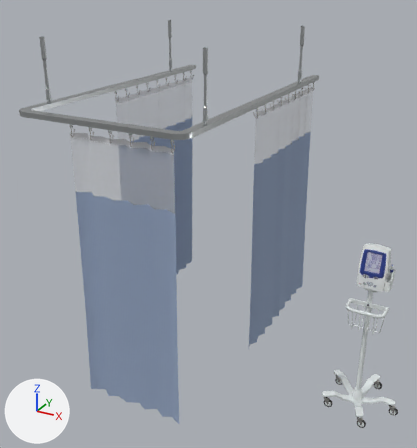
Renders of the glTF model apps/ui-xr/public/xr-assets/medical-equipment/privacy-curtain-monitor-sketchfab-ccby.glb from each side of a commit.
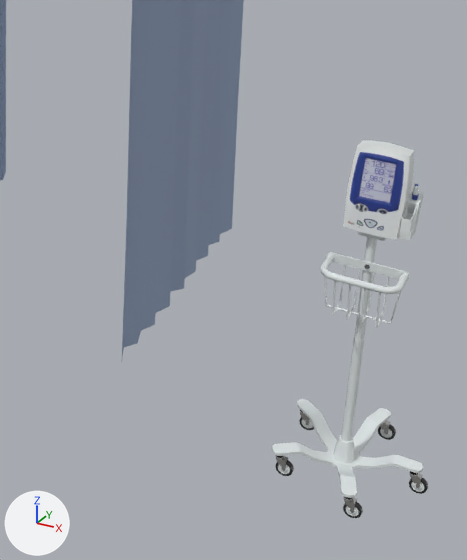
There are two pictures of each version: one whole from a camera (50 mm lens) standing at (1.33, -3.04, 2.52) and looking at (-0.26, -0.15, 1.08), one close up on the part from 45% to 100% of the width and 39% to 100% of the height. The lights are fixed; the arrows at lower left show +X, +Y and +Z. The last two pictures show the newer version. Where no turn or scale is listed for an object, it has been applied to the vertices.

In view in the first close-up: 'defaultMaterial', 'defaultMaterial.001', 'defaultMaterial.010', 'defaultMaterial.020'.
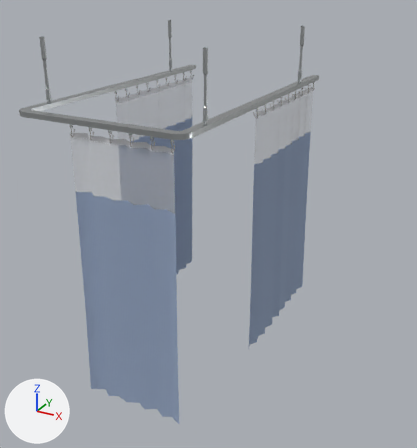
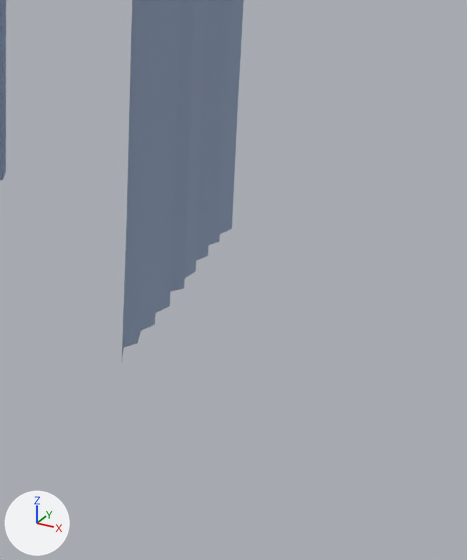
Commit message: ci-w14: split VitalsMonitor out of privacy-curtain composite GLB

Where the change shows, as pixel boxes [x1, y1, x2, y2] in the close-ups (467 x 560 px):
'defaultMaterial', deleted: before [272, 237, 428, 518]
'defaultMaterial.001', deleted: before [343, 140, 424, 241]

Edits to the bpy script that builds the scene:
```text
Remove ob_defaultmaterial:
    ob_defaultmaterial = bpy.data.objects.new('defaultMaterial', me_defaultmaterial)
    ob_defaultmaterial.location = (0.0, 0.0, 0.0)
Remove ob_defaultmaterial_001:
    ob_defaultmaterial_001 = bpy.data.objects.new('defaultMaterial.001', me_defaultmaterial_001)
    ob_defaultmaterial_001.location = (0.0, 0.0, 0.0)
```
